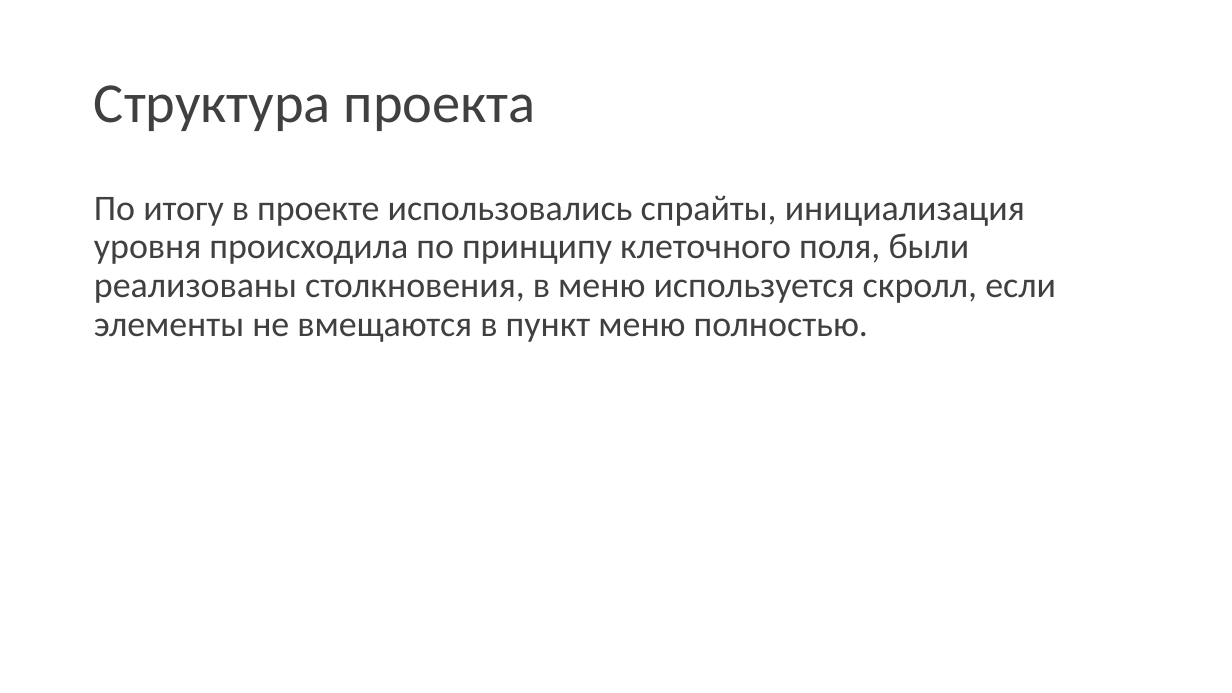
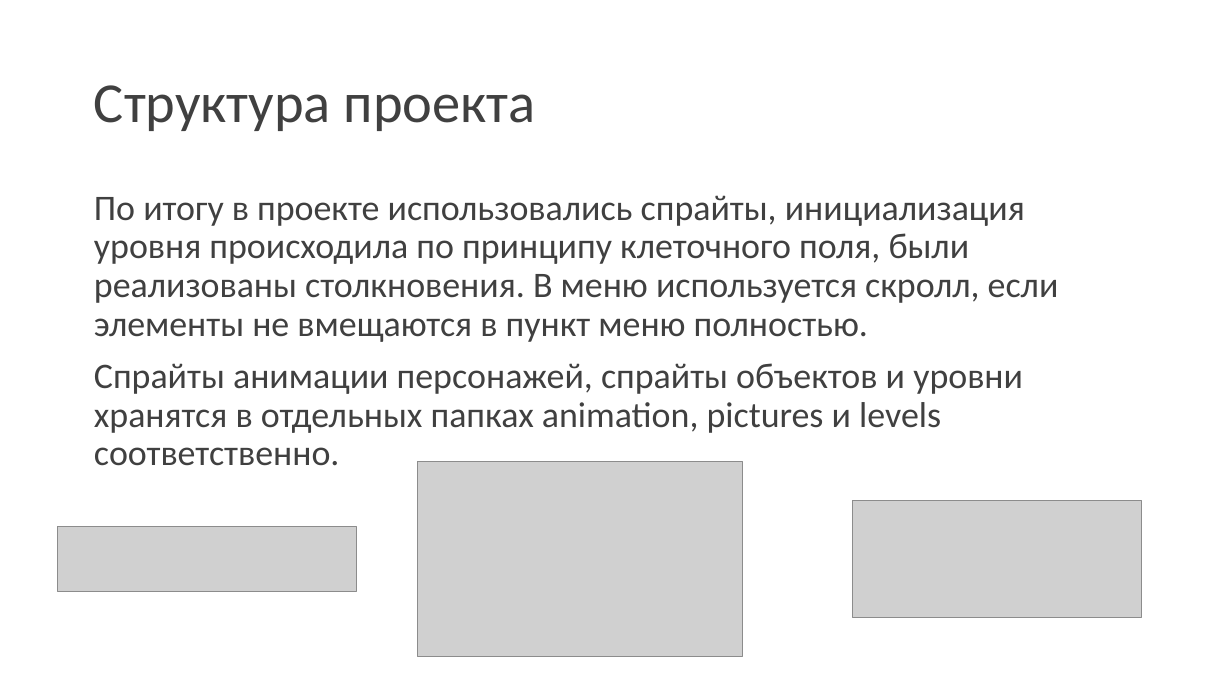
Before and after one commit to VladZuykin/YL_project, a slide deck: slide 6 of Подъем.pptx. Drawn at 1232x693 pixels with LibreOffice and Linux fonts; fonts in the diff are those of the drawing; grey boxes stand for pictures. Boxes give left, top, right and bottom in pixels: in the first picture for what was removed or moved away, otherwise in the second. Text is boxed around its words. In the diff, an @@ line names an element or a change of style, - is before the commit and + after.

Commit message:
Добавлены картинки для анимации тяжелого песонажа.

```diff
--- a/Подъем.pptx
+++ b/Подъем.pptx
@@ text at <box>94,195,1059,466</box>: text changed @@
-По итогу в проекте использовались спрайты, инициализация уровня происходила по принципу клеточного поля, были реализованы столкновения, в меню используется скролл, если элементы не вмещаются в пункт меню полностью.
+По итогу в проекте использовались спрайты, инициализация уровня происходила по принципу клеточного поля, были реализованы столкновения. В меню используется скролл, если элементы не вмещаются в пункт меню полностью.
+Спрайты анимации персонажей, спрайты объектов и уровни хранятся в отдельных папках animation, pictures и levels соответственно.
@@ picture added at <box>418,462,743,656</box> @@
@@ picture added at <box>852,501,1141,617</box> @@
@@ picture added at <box>57,527,357,592</box> @@
```
Also in this commit, not shown: 2 other slides changed, 1 slide added, 3 other files.
